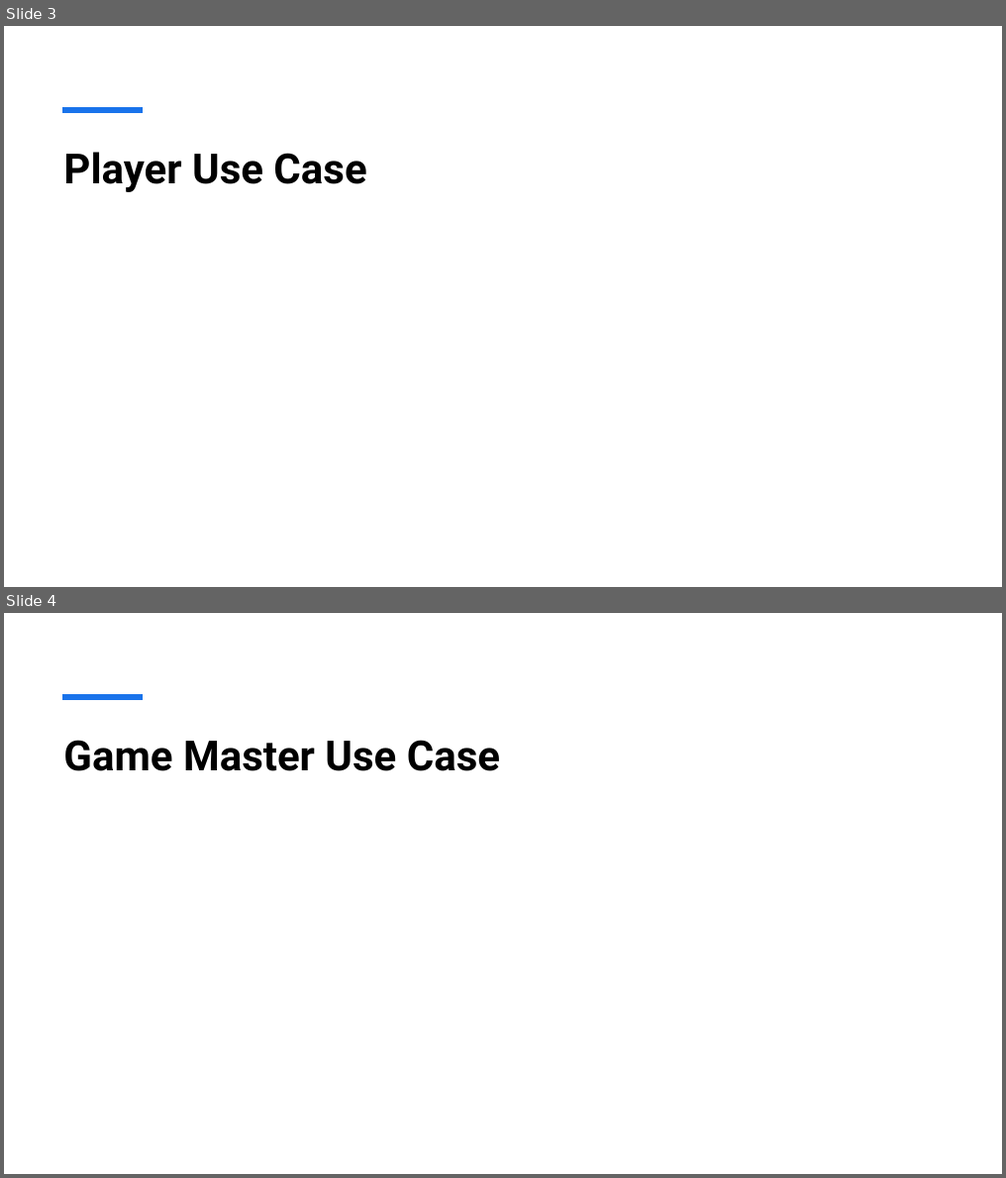
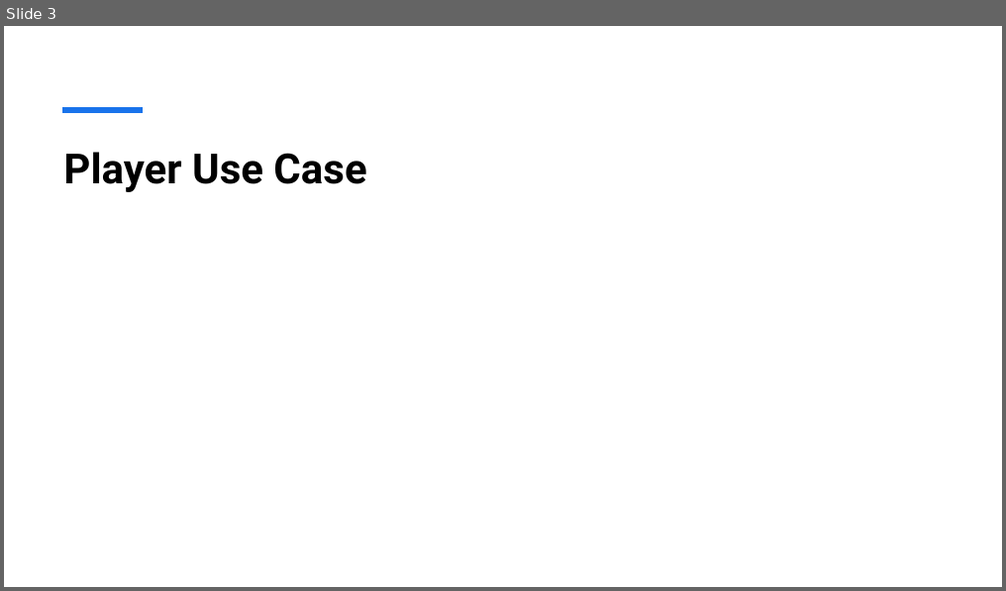
Before and after one commit to Legobman/su25-team10, a slide deck: D&D Group Finder.pptx. Shown one above the other, each under a label of ours: slides 3 and 4 before the commit, slide 3 after it. The pictures are 1006x1178 and 1006x591 pixels, drawn with LibreOffice and Linux fonts; fonts in the diff are those of the drawing. Boxes give left, top, right and bottom in pixels: in the first picture for what was removed or moved away, otherwise in the second. Text is boxed around its words. In the diff, an @@ line names an element or a change of style, - is before the commit and + after.

```diff
--- a/D&D Group Finder.pptx
+++ b/D&D Group Finder.pptx
@@ slide 4 removed at (4,613,1002,1174), background #FFFFFF; not listed: 1 template element that a slide beside it also shows @@
@@ title removed at (63,740,500,771) @@
-Game Master Use Case
```
Also in this commit, not shown: 2 slides added, 1 other slide removed, 1 other file.
